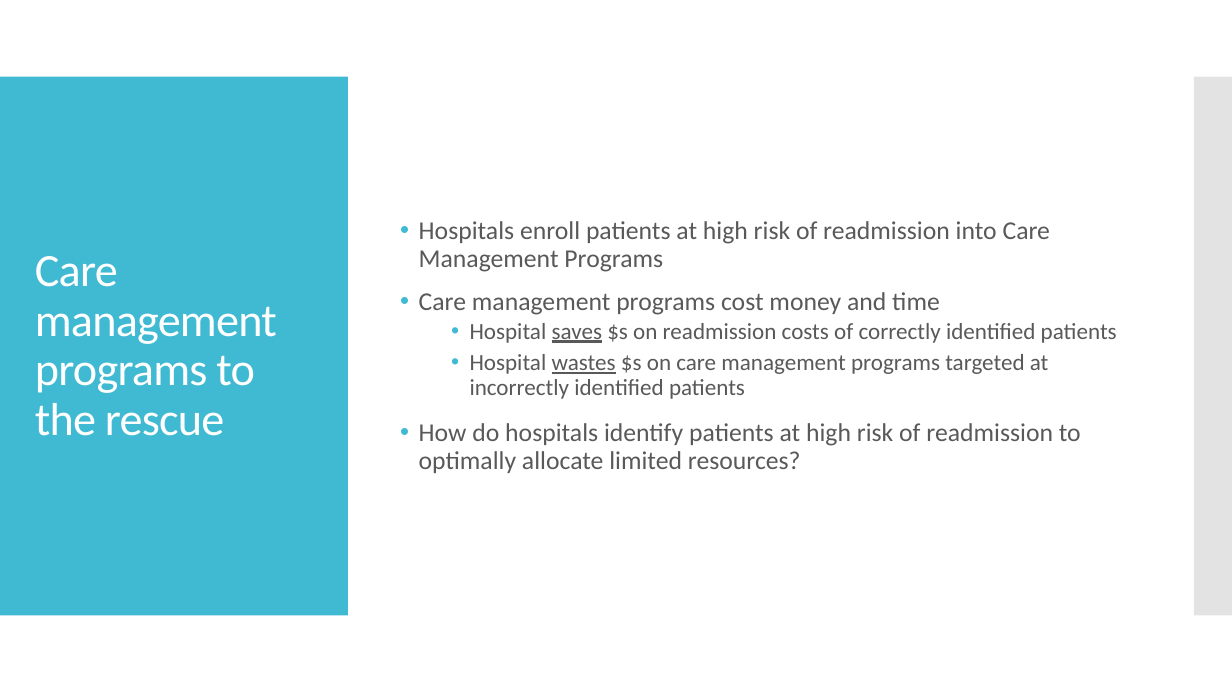
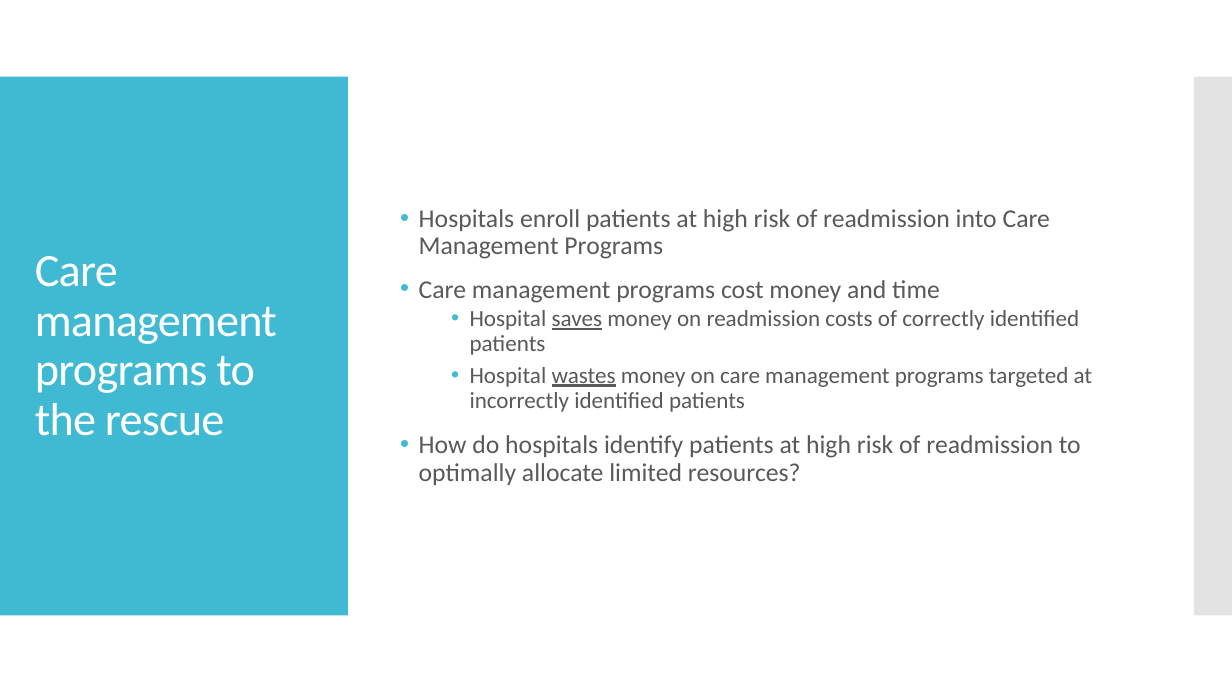
Before and after one commit to zhakhverdyan/Capstone1-hospital-readmission-prediction, a slide deck: slide 3 of reports/Predicting_readmission_presentation.pptx. Drawn at 1232x693 pixels with LibreOffice and Linux fonts; fonts in the diff are those of the drawing. Boxes give left, top, right and bottom in pixels: in the first picture for what was removed or moved away, otherwise in the second. Text is boxed around its words. In the diff, an @@ line names an element or a change of style, - is before the commit and + after.

```diff
--- a/reports/Predicting_readmission_presentation.pptx
+++ b/reports/Predicting_readmission_presentation.pptx
@@ text at (x1=470, y1=310, x2=1093, y2=412): text changed @@
-  • Hospital saves $s on readmission costs of correctly identified patients
-  • Hospital wastes $s on care management programs targeted at incorrectly identified patients
+  • Hospital saves money on readmission costs of correctly identified patients
+  • Hospital wastes money on care management programs targeted at incorrectly identified patients
```
Also in this commit, not shown: 3 other slides changed, 1 other file.
